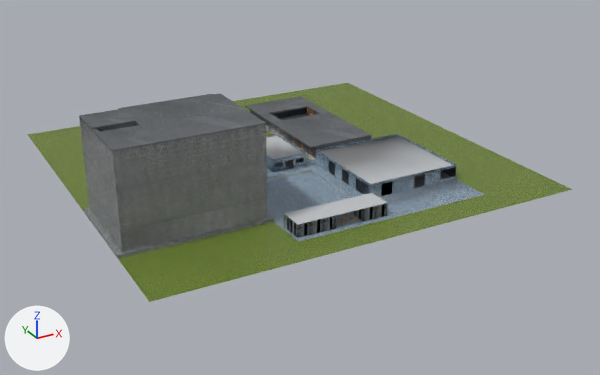
What one commit did to the OBJ model Anahuacalli/Models/Patio_Principal.obj.
Rendered twice from a 50 mm camera at (-94.9, -173.6, 102.5) aimed at (24.2, 42.9, -5.8). Arrows for +X, +Y and +Z are at lower left; the lights stay in place. The picture after the commit comes second. Where no turn or scale is listed for an object, it has been applied to the vertices.

The older version as bpy lines, for what is in view:
```python
ob_cubo_001 = bpy.data.objects.new('Cubo.001', me_cubo_001)
ob_cubo_001.location = (0.0, 0.0, 0.0)
ob_plano_001 = bpy.data.objects.new('Plano.001', me_plano_001)
ob_plano_001.location = (0.0, 0.0, 0.0)
ob_plantabaja = bpy.data.objects.new('PlantaBaja', me_plantabaja)
ob_plantabaja.location = (0.0, 0.0, 0.0)
# also in view: 'Edificio1' at (44.0, 75.0, 0.2); 'PrimerPiso' at (-22.5, 30.0, 12.6); 'Patio_Principal' at (32.0, 23.0, 2.1); 'Edificio3' at (14.0, 56.0, 2.2); 'Pasto' at (22.5, 55.0, 0.0)
```
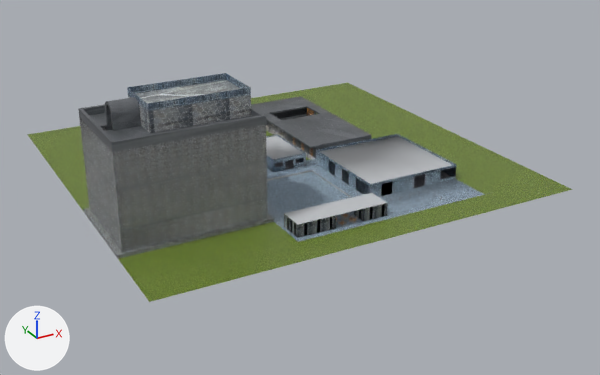
What differs and where, as boxes (x1, y1, x2, y2) in the pictures (600 x 375 px):
'Cubo.001', deleted
    before: (79, 93, 266, 152)
    faces in mat_cemento_159 (picture img_cemento_jpg): (123, 93, 266, 144)
    faces in mat_cemento_170 (picture img_cemento_jpg): (95, 125, 159, 152)
    faces in mat_cemento (picture img_cemento_jpg): (79, 109, 135, 129)
'TercerPiso', added
    after: (78, 97, 266, 152)
    faces in mat_cemento (picture img_cemento_jpg): (79, 97, 266, 150)
    faces in mat_cemento_170 (picture img_cemento_jpg): (95, 126, 159, 152)
    faces in mat_cemento_172 (picture img_cemento_jpg): (79, 109, 114, 148)
    faces in mat_cemento_159 (picture img_cemento_jpg): (146, 116, 266, 144)
    faces in mat_cemento_171 (picture img_cemento_jpg): (78, 104, 105, 116)
'Cubo', added
    after: (128, 80, 251, 133)
'Plano', added (blue)
    after: (147, 87, 251, 111)
'Plano.002', added (blue)
    after: (127, 73, 226, 93)
'Plano.004', added
    after: (226, 73, 250, 89)
'Plano.003', added
    after: (127, 88, 148, 111)

What the commit changed:
Material 'Cemento.171' (mat_cemento_171) is new.
Its texture is img_cemento_jpg.
Material 'Cemento.173' (mat_cemento_173) is new.
Its texture is img_cemento_jpg.
Material 'Cemento.172' (mat_cemento_172) is new.
Its texture is img_cemento_jpg.
Material 'Material.047' (mat_material_047) is new.
Its texture is img_techo_barda_jpg.
Material 'Material.045' (mat_material_045) is new.
Its texture is img_techo_barda_jpg.
Material 'Material.044' (mat_material_044) is new.
Its texture is img_techo_barda_jpg.
Material 'Material.043' (mat_material_043) is new.
Its texture is img_techo_barda_jpg.
Material 'Material.040' (mat_material_040) is new.
Its texture is img_textura_pared_jpg.
Mesh me_tercerpiso is new.
It has 124 vertices, 103 faces and spans x -43.5..-1.5, y 15.0..45.0, z 28.7..36.2.
Faces by material slot: [6, 73, 6, 6, 6, 6].
It uses material mat_cemento_159 (picture img_cemento_jpg).
It uses material mat_cemento (picture img_cemento_jpg).
It uses material mat_cemento_170 (picture img_cemento_jpg).
It uses material mat_cemento_171 (picture img_cemento_jpg).
It uses material mat_cemento_172 (picture img_cemento_jpg).
It uses material mat_cemento_173 (picture img_cemento_jpg).
Mesh me_plano_004 is new.
It has 4 vertices, 1 face and spans x -2.5, y 22.0..38.0, z 35.2..37.2.
It uses material mat_material_047 (picture img_techo_barda_jpg).
Mesh me_plano_003 is new.
It has 4 vertices, 1 face and spans x -31.5, y 22.0..38.0, z 35.2..37.2.
It uses material mat_material_045 (picture img_techo_barda_jpg).
Mesh me_plano_002 is new.
It has 4 vertices, 1 face and spans x -31.4..-2.4, y 38.0, z 35.2..37.2.
It uses material mat_material_044 (picture img_techo_barda_jpg).
Mesh me_plano is new.
It has 4 vertices, 1 face and spans x -31.4..-2.4, y 22.0, z 35.2..37.2.
It uses material mat_material_043 (picture img_techo_barda_jpg).
Mesh me_cubo is new.
It is a box spanning x -31.4..-2.4, y 22.0..38.0, z 29.2..35.2.
It uses material mat_material_040 (picture img_textura_pared_jpg).
Object 'Cubo.001' (ob_cubo_001) is deleted.
Object 'TercerPiso' (ob_tercerpiso) is new; it shows me_tercerpiso.
Its location is (0.0, 0.0, 0.0).
Object 'Plano.004' (ob_plano_004) is new; it shows me_plano_004.
Its location is (0.0, 0.0, 0.0).
Object 'Plano.003' (ob_plano_003) is new; it shows me_plano_003.
Its location is (0.0, 0.0, 0.0).
Object 'Plano.002' (ob_plano_002) is new; it shows me_plano_002.
Its location is (0.0, 0.0, 0.0).
Object 'Plano' (ob_plano) is new; it shows me_plano.
Its location is (0.0, 0.0, 0.0).
Object 'Cubo' (ob_cubo) is new; it shows me_cubo.
Its location is (0.0, 0.0, 0.0).
